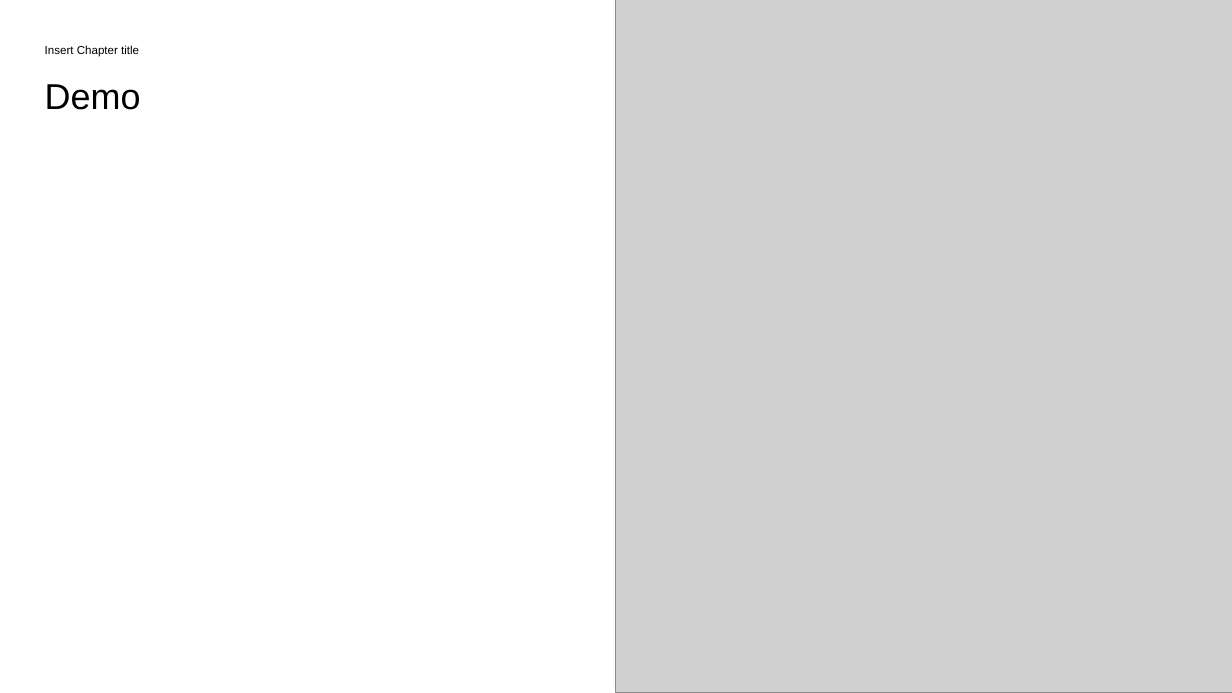
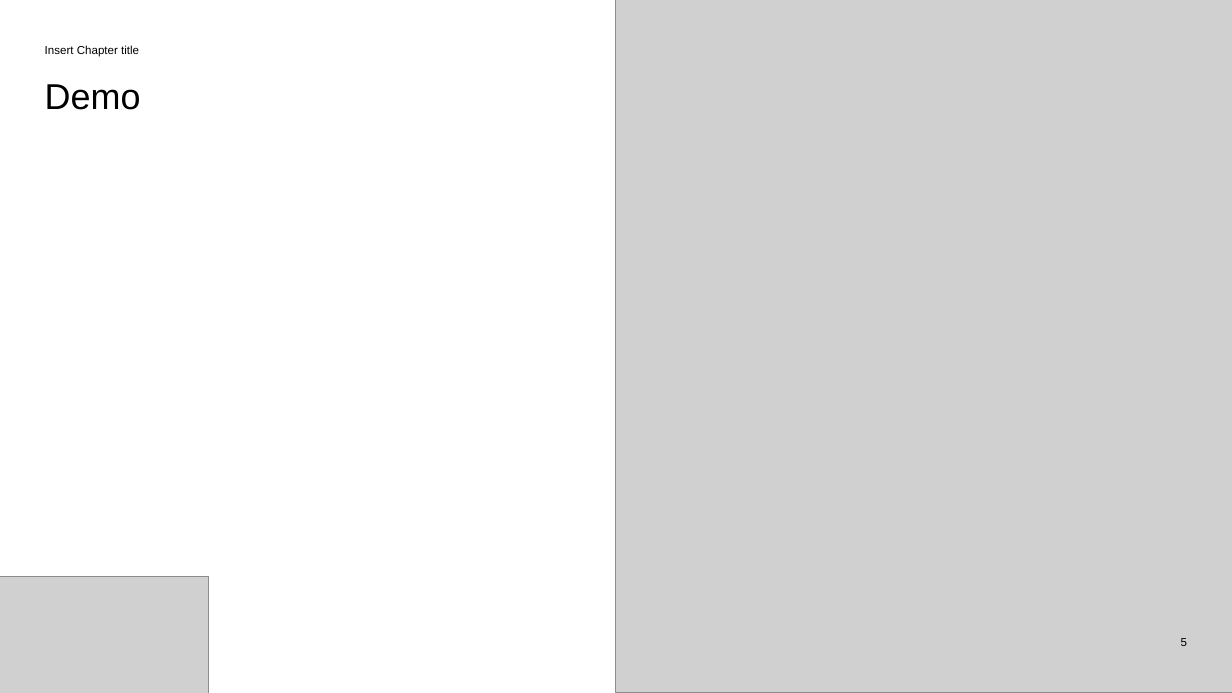
Before and after one commit to homo-iocus/hackathon-for-crisis-app-for-gaap-aoz-challenge, a slide deck: slide 5 of prototype/Seminar Final Presentation.pptx (slide 6 before the commit). Drawn at 1232x693 pixels with LibreOffice and Linux fonts; fonts in the diff are those of the drawing; grey boxes stand for pictures; background and template pictures are left out. Boxes give left, top, right and bottom in pixels: in the first picture for what was removed or moved away, otherwise in the second. Text is boxed around its words. In the diff, an @@ line names an element or a change of style, - is before the commit and + after.

```diff
--- a/prototype/Seminar Final Presentation.pptx
+++ b/prototype/Seminar Final Presentation.pptx
@@ picture added at [0,577,209,693] @@
@@ page number added at [1181,638,1187,646], 9 pt, text #000000 @@
+5
```
Also in this commit, not shown: 5 other slides changed, 1 slide added, 1 slide removed.
